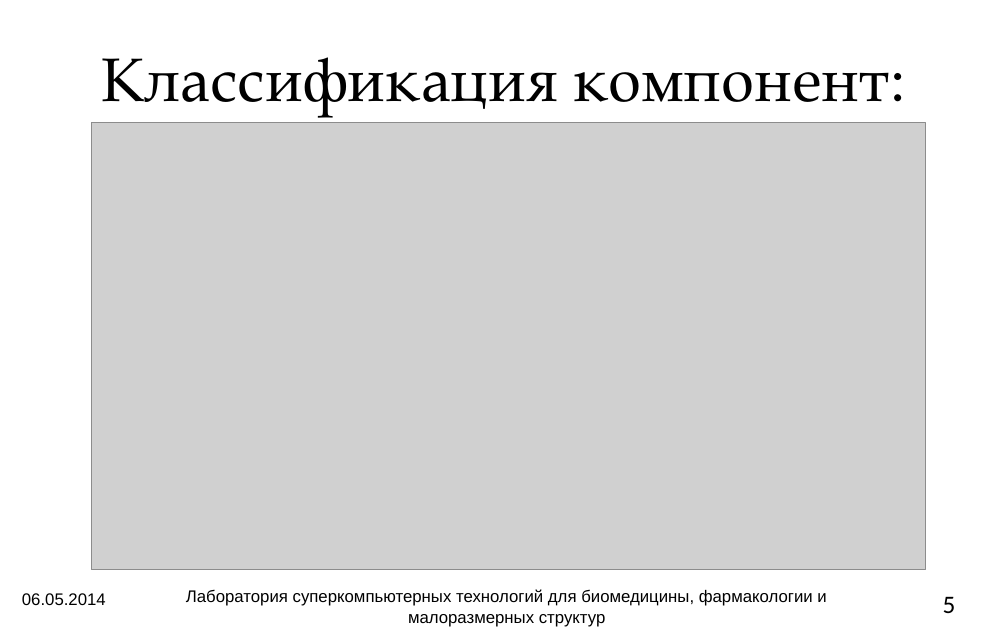
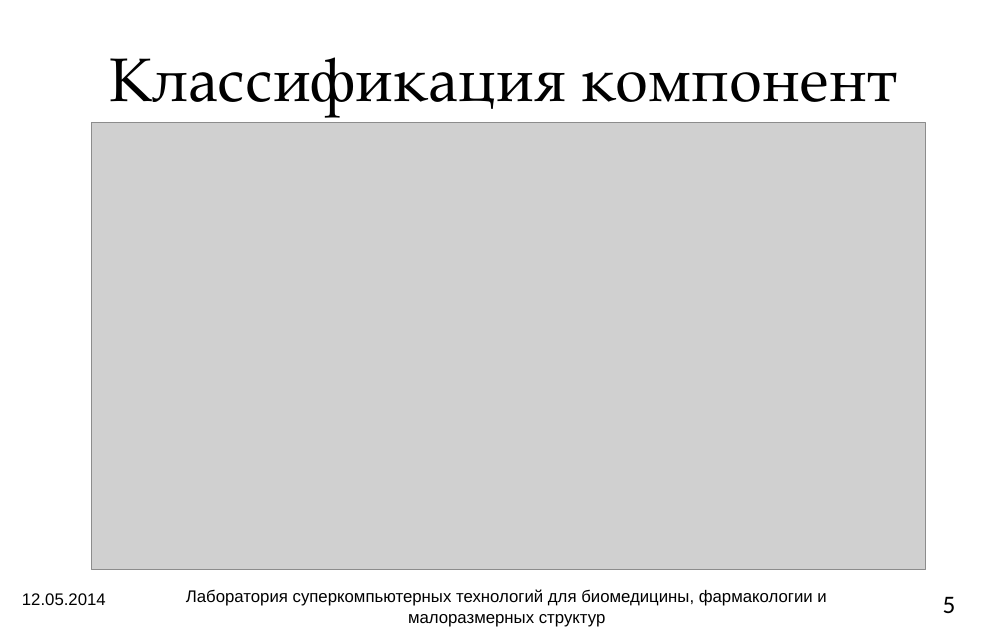
Before and after one commit to atakua/simlectures-archive, a slide deck: slide 5 of lecture12-languages/lecture12-languages.pptx. Drawn at 1008x627 pixels with LibreOffice and Linux fonts; fonts in the diff are those of the drawing; grey boxes stand for pictures; background and template pictures are left out. Boxes give left, top, right and bottom in pixels: in the first picture for what was removed or moved away, otherwise in the second. Text is boxed around its words. In the diff, an @@ line names an element or a change of style, - is before the commit and + after.

```diff
--- a/lecture12-languages/lecture12-languages.pptx
+++ b/lecture12-languages/lecture12-languages.pptx
@@ title at [110, 57, 897, 118]: text changed @@
-Классификация компонент:
+Классификация компонент
@@ text at [22, 593, 106, 605]: text changed @@
-06.05.2014
+12.05.2014
```
Also in this commit, not shown: 17 other slides changed, 3 slides added, 1 other file.
